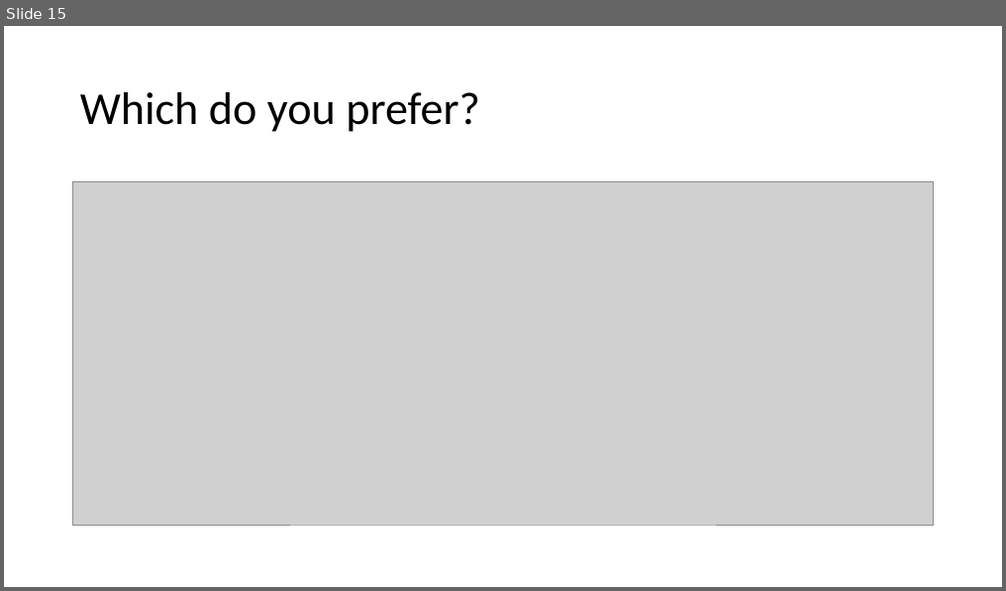
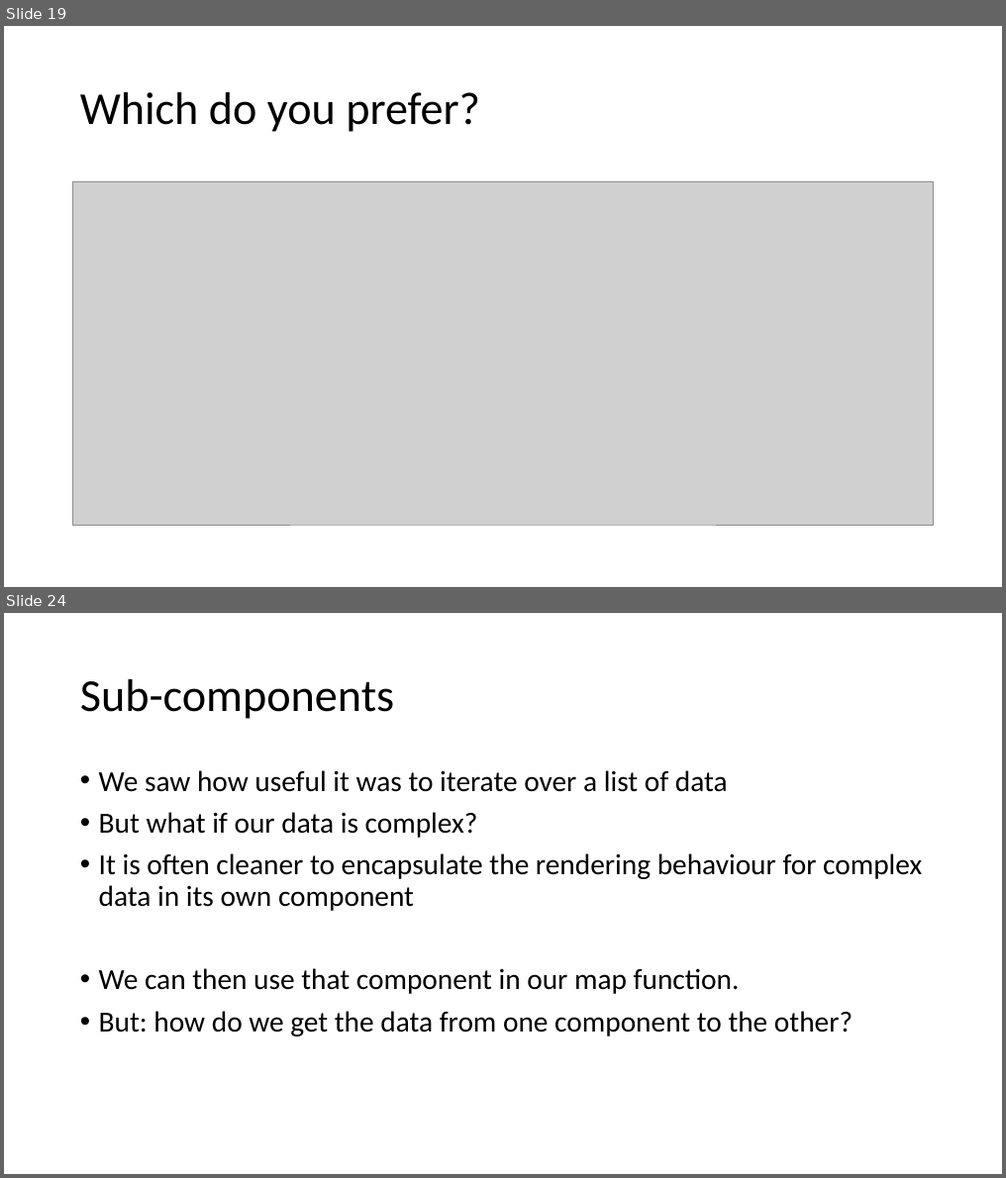
Before and after one commit to JakeTrevor/react-demo, a slide deck: react.pptx. Shown one above the other, each under a label of ours: slide 15 before the commit, slides 19 and 24 after it; the slides between them are not shown. The pictures are 1006x591 and 1006x1178 pixels, drawn with LibreOffice and Linux fonts; fonts in the diff are those of the drawing; grey boxes stand for pictures. Boxes give left, top, right and bottom in pixels: in the first picture for what was removed or moved away, otherwise in the second. Text is boxed around its words. In the diff, an @@ line names an element or a change of style, - is before the commit and + after.

```diff
--- a/react.pptx
+++ b/react.pptx
@@ slide 24 added at (4,613,1002,1174), background #FFFFFF @@
@@ title added at (80,679,394,719), 44 pt, text #000000 @@
+Sub-components
@@ text added at (99,770,922,1037), 28 pt, text #000000 @@
+• We saw how useful it was to iterate over a list of data
+• But what if our data is complex?
+• It is often cleaner to encapsulate the rendering behaviour for complex data in its own component
+• We can then use that component in our map function.
+• But: how do we get the data from one component to the other?
@@ what was slide 15 is now slide 19 @@
```
Also in this commit, not shown: 4 slides changed, 13 other slides added.
